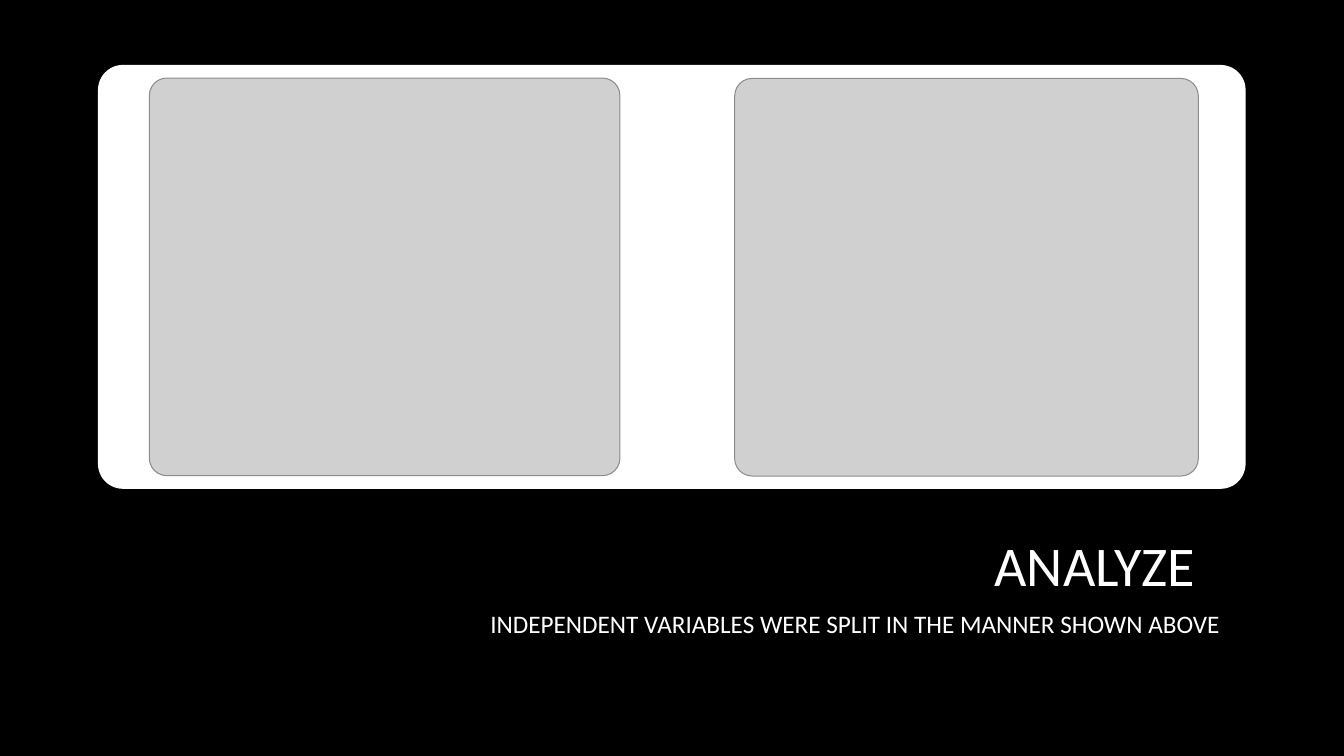
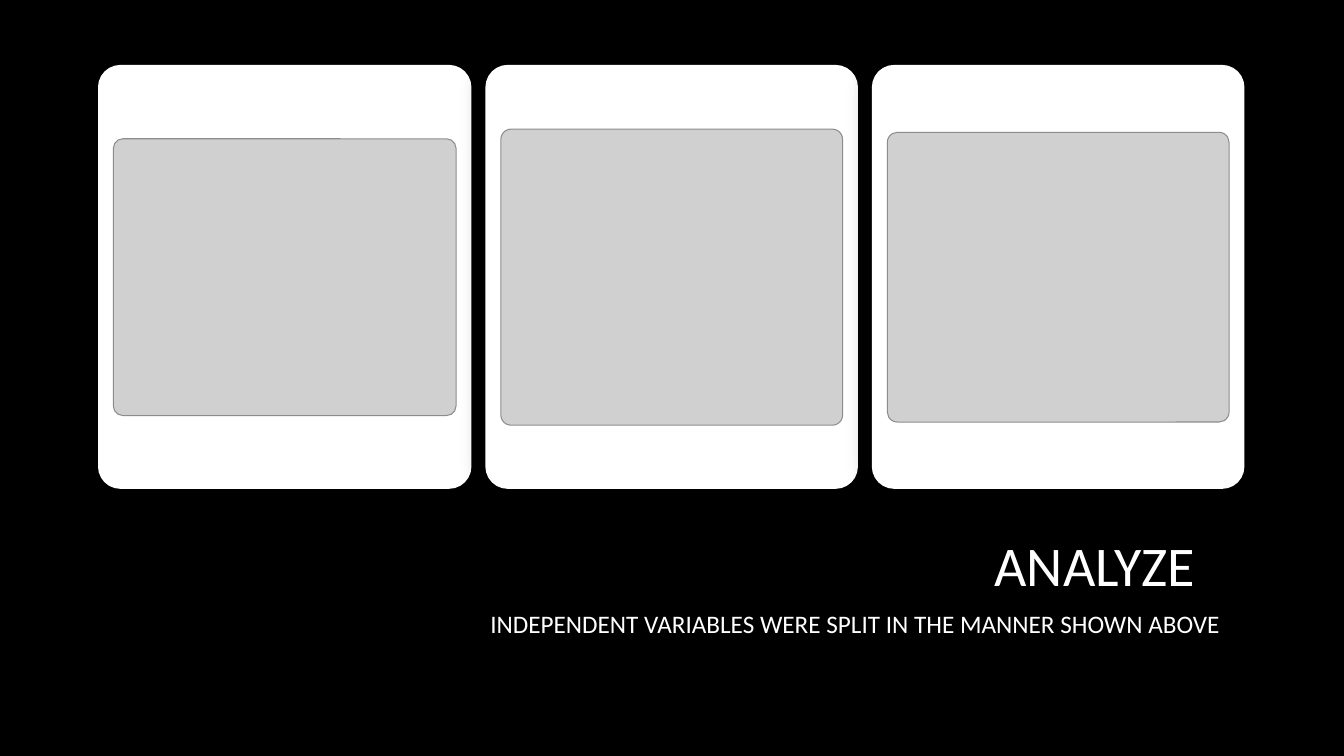
Before and after one commit to danlagos/ANA500-Week-4, a slide deck: slide 33 of Depression and Poverty.pptx. Drawn at 1344x756 pixels with LibreOffice and Linux fonts; fonts in the diff are those of the drawing; grey boxes stand for pictures; background and template pictures are left out. Boxes give left, top, right and bottom in pixels: in the first picture for what was removed or moved away, otherwise in the second. Text is boxed around its words. In the diff, an @@ line names an element or a change of style, - is before the commit and + after.

```diff
--- a/Depression and Poverty.pptx
+++ b/Depression and Poverty.pptx
@@ rounded rectangle added at [101,68,469,486], fill #FFFFFF, outline #FFFFFF 4 pt @@
@@ picture removed at [149,78,620,475] @@
@@ rounded rectangle: place and size @@
-rounded rectangle at [101,68,1243,486]
+rounded rectangle at [488,68,855,486]
@@ picture removed at [735,79,1199,476] @@
@@ rounded rectangle added at [875,68,1242,486], fill #FFFFFF, outline #FFFFFF 4 pt @@
@@ picture added at [113,139,456,416] @@
@@ picture added at [501,129,843,425] @@
@@ picture added at [887,132,1229,421] @@
```
Also in this commit, not shown: 11 other slides changed, 5 slides added, 5 slides removed, 2 other files.
